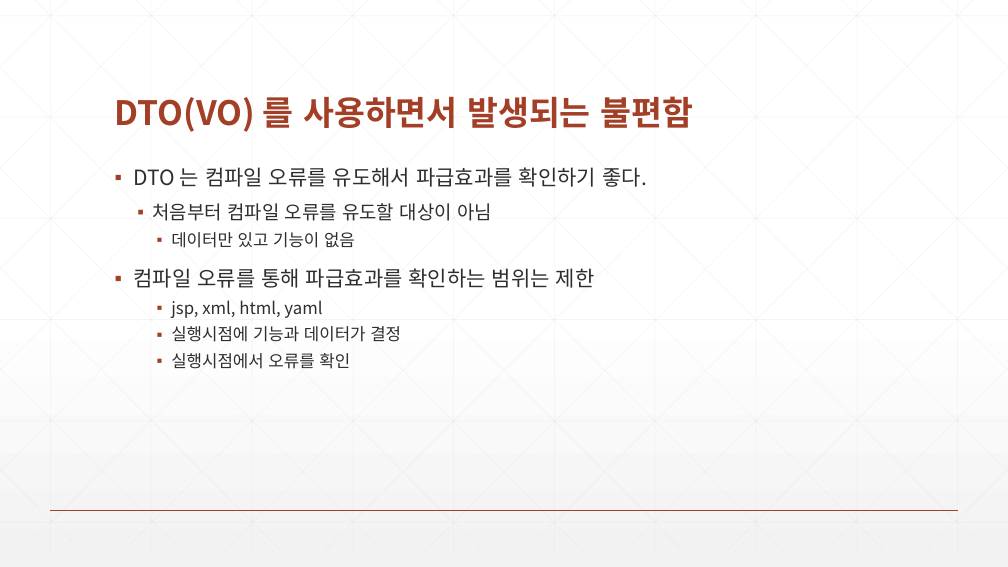
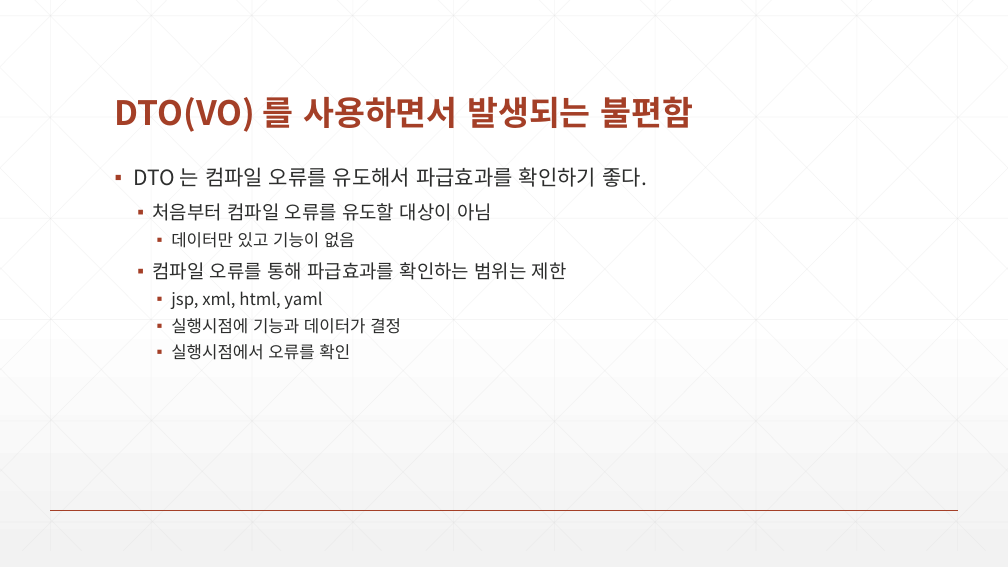
Before and after one commit to zeroshift01/code5, a slide deck: slide 8 of inflearn03/doc/3.(심화)우리는DTO를사용하지않습니다.pptx. Drawn at 1008x567 pixels with LibreOffice and Linux fonts; fonts in the diff are those of the drawing. Boxes give left, top, right and bottom in pixels: in the first picture for what was removed or moved away, otherwise in the second. Text is boxed around its words. In the diff, an @@ line names an element or a change of style, - is before the commit and + after.

```diff
--- a/inflearn03/doc/3.(심화)우리는DTO를사용하지않습니다.pptx
+++ b/inflearn03/doc/3.(심화)우리는DTO를사용하지않습니다.pptx
@@ text at (152,262,567,280): size 20 to 18 pt in "컴파일 오류를 통해 파급효과를 확인하는 범위는 제한"; list level 1 to 2 in "컴파일 오류를 통해 파급효과를 확인하는 ..." @@
```
Also in this commit, not shown: 6 other slides changed.
